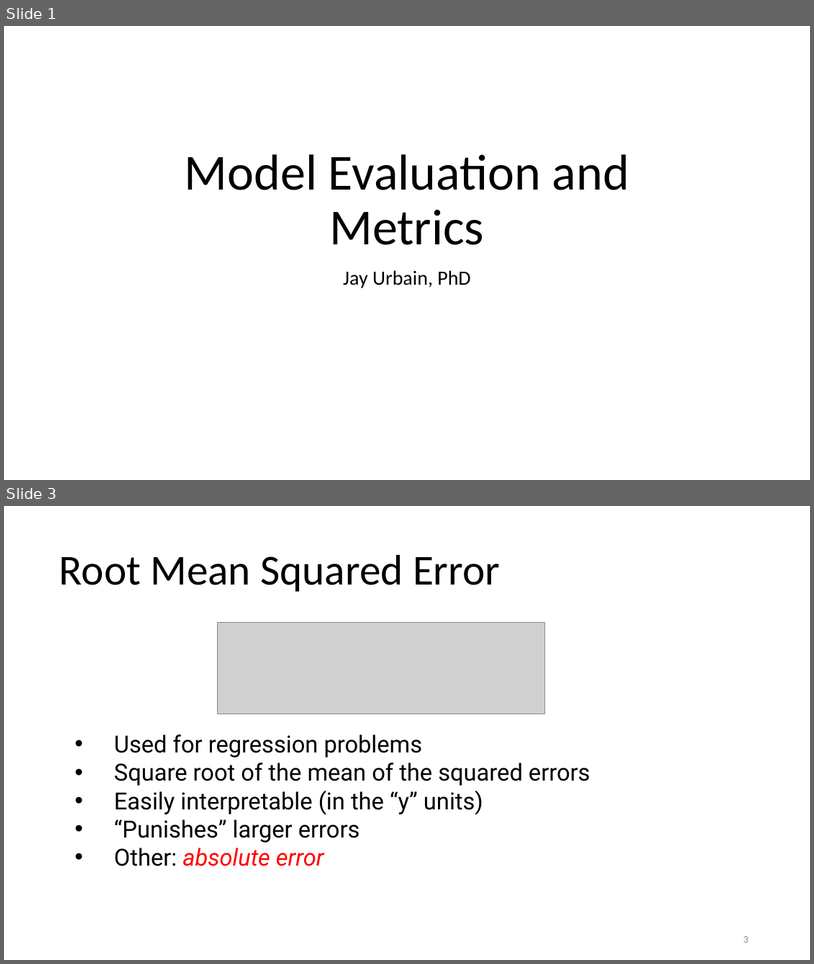
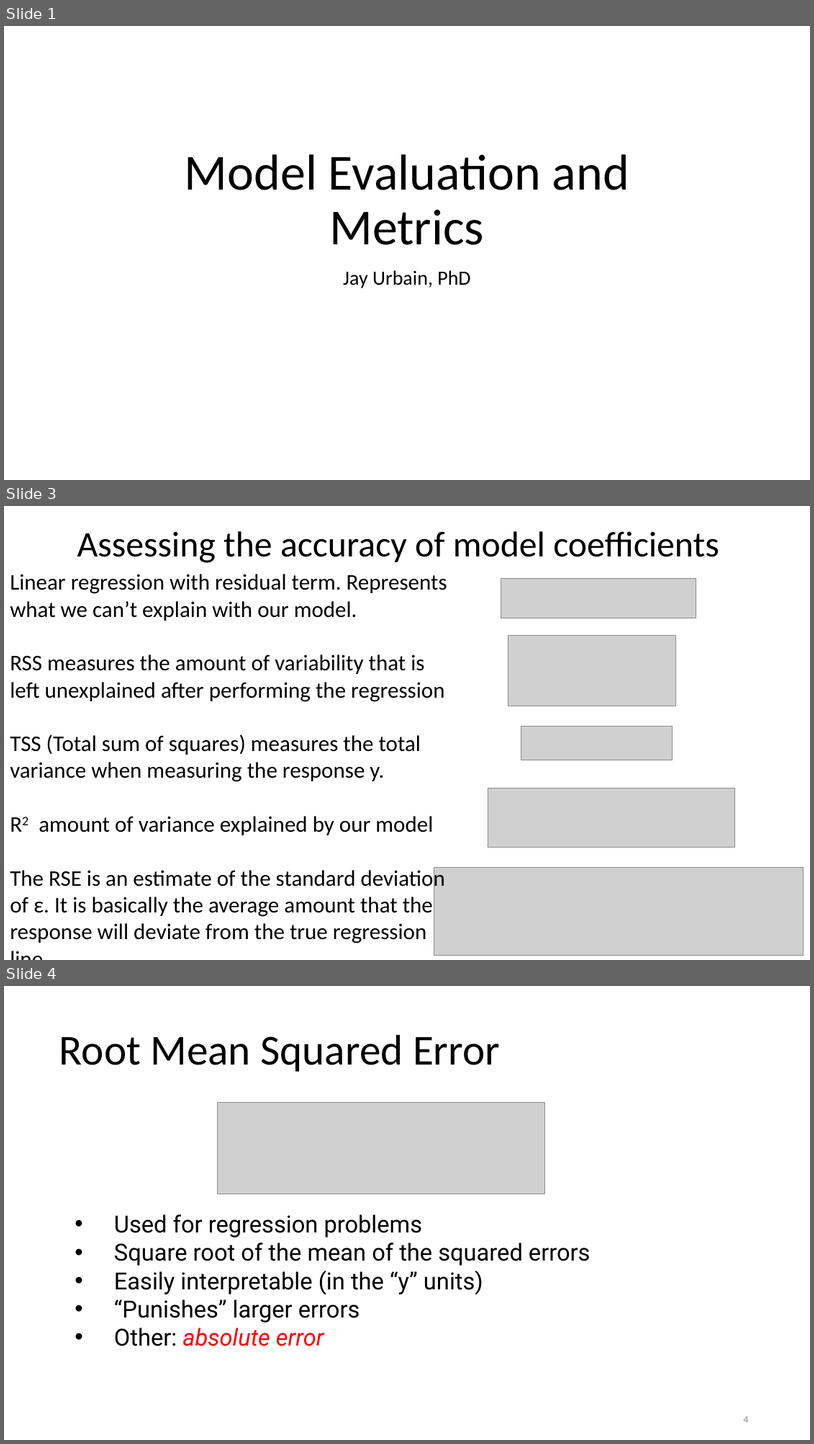
Before and after one commit to jayurbain/DataScienceIntro, a slide deck: slides/07_model_evaluation_and_metrics.pptx. Shown one above the other, each under a label of ours: slides 1 and 3 before the commit, slides 1, 3 and 4 after it; the slides between them are not shown. The pictures are 814x964 and 814x1444 pixels, drawn with LibreOffice and Linux fonts; fonts in the diff are those of the drawing; grey boxes stand for pictures; background and template pictures are left out. Boxes give left, top, right and bottom in pixels: in the first picture for what was removed or moved away, otherwise in the second. Text is boxed around its words. In the diff, an @@ line names an element or a change of style, - is before the commit and + after.

Commit message:
knn, model eval slide updates

```diff
--- a/slides/07_model_evaluation_and_metrics.pptx
+++ b/slides/07_model_evaluation_and_metrics.pptx
@@ slide 3 added at [4,506,810,960], background #FFFFFF @@
@@ text added at [77,531,719,563], 42.7 pt, text #000000 @@
+Assessing the accuracy of model coefficients
@@ text added at [10,574,448,943], 26.7 pt, text #000000 @@
+Linear regression with residual term. Represents what we can’t explain with our model.
+RSS measures the amount of variability that is left unexplained after performing the regression
+TSS (Total sum of squares) measures the total variance when measuring the response y.
+R2 amount of variance explained by our model
+The RSE is an estimate of the standard deviation of ε. It is basically the average amount that the response will deviate from the true regression line.
@@ picture added at [502,578,696,618] @@
@@ picture added at [508,636,676,706] @@
@@ picture added at [522,726,673,760] @@
@@ picture added at [488,788,736,847] @@
@@ picture added at [434,867,804,955] @@
@@ what was slide 3 is now slide 4 @@
@@ page number at [743,1416,748,1422]: text changed @@
-3
+4
```
Also in this commit, not shown: 2 slides changed, 4 other files.
